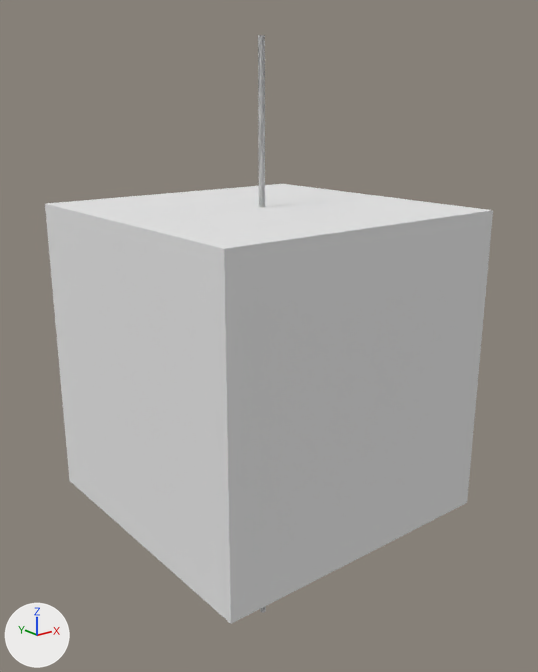
An edit to the Blender file stimulus/striped_post_stimulus.blend, drawn before and after from the same camera.
Before and after are seen from a camera (50 mm lens) standing at (-72.8, -92.7, 40.6) and looking at (1.5, 0.1, 3.5). The axes (+X, +Y, +Z) are drawn at lower left. The lights are the same throughout.
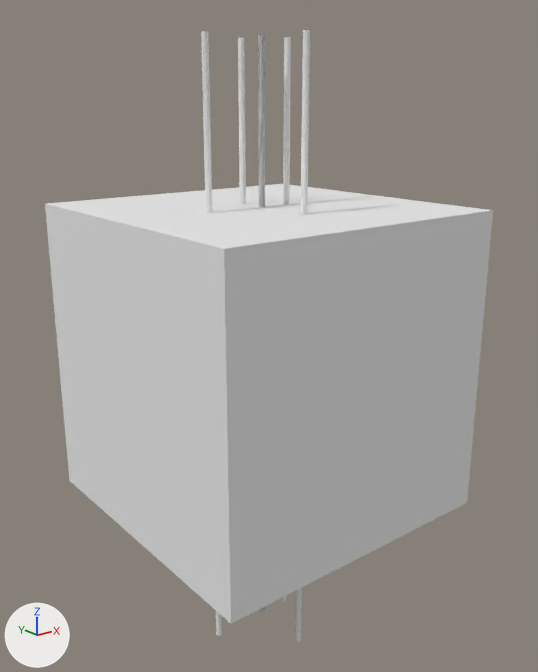
Commit message: striped stimulus

Changed parts and their boxes [x1, y1, x2, y2] in the pictures (538 x 672 px):
'Cylinder3', moved (not visible before)
    after: [295, 30, 310, 642]
'Cylinder2', moved (not visible before)
    after: [201, 31, 222, 636]
'Cylinder0', moved (not visible before)
    after: [281, 37, 291, 602]
'Cylinder1', moved (not visible before)
    after: [238, 38, 246, 204]

The change, as a diff of the scene's bpy script:
```diff
--- a/stimulus/striped_post_stimulus.blend.py
+++ b/stimulus/striped_post_stimulus.blend.py
@@ ob_cylinder0 @@
 ob_cylinder0.parent = ob_root
-ob_cylinder0.location = (0.0, 0.0, 0.0)
+ob_cylinder0.location = (5.0, 0.0, 0.0)
@@ ob_cylinder1 @@
 ob_cylinder1.parent = ob_root
-ob_cylinder1.location = (0.0, 0.0, 0.0)
+ob_cylinder1.location = (0.0, 5.0, 0.0)
@@ ob_cylinder2 @@
 ob_cylinder2.parent = ob_root
-ob_cylinder2.location = (0.0, 0.0, 0.0)
+ob_cylinder2.location = (-10.0, 0.0, 0.0)
@@ ob_cylinder3 @@
 ob_cylinder3.parent = ob_root
-ob_cylinder3.location = (0.0, 0.0, 0.0)
+ob_cylinder3.location = (0.0, -10.0, 0.0)
```
